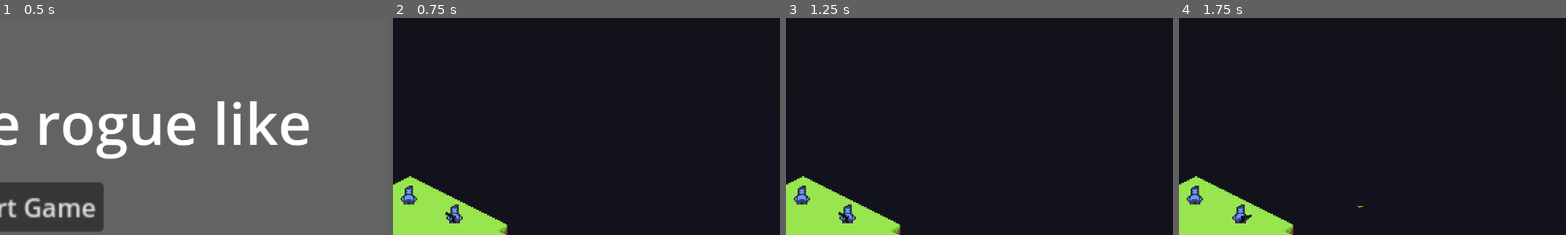
Above: before the commit, frames 1-4 (left to right).
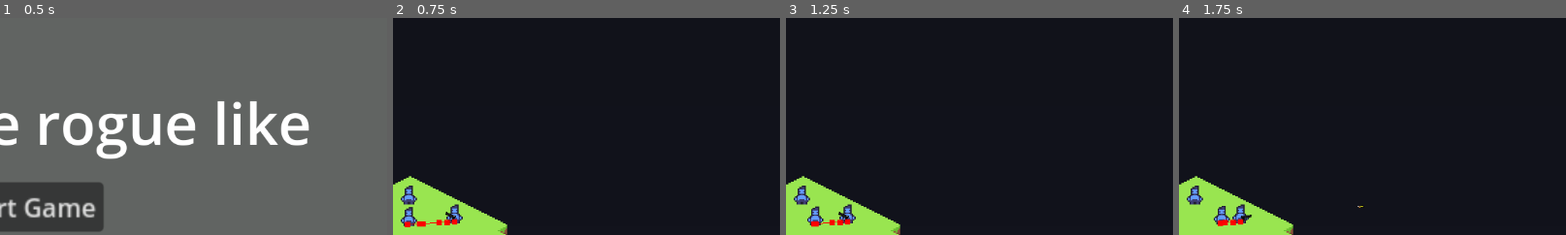
Above: after the commit, the same moments.

Repository: Kennykiller36/project-rogue-zombie
Game: Godot game, scene res://scenes/main_menu_scene/main_menu.tscn
Two runs of this game, one before a commit and one after it. Both use one fixed random seed, a clock stepped at 60 frames per second and the inputs below.
Inputs (mouse positions are % of the whole screen's width and height, from its top left):
- Up to frame 1 (0.5 s): no input
- Up to frame 2 (0.75 s): click "Start Game" at 0.5 s
- Up to frame 3 (1.25 s): no input
- Up to frame 4 (1.75 s): tap Enter at 1.25 s; move the mouse to (72, 45) at 1.27 s; hold C (addHabilidade) from 1.28 s (still down); click (72, 45) at 1.42 s
The pictures show only the part of the screen within x 42-92%, y 3-53%; the shares and areas given below are measured in that part.

Frame 1 is identical in both runs. In frame 2, 0.5% of the frame differs, in the area x 2-17%, y 87-97%; in frame 3, 0.4%; in frame 4, 0.4%.

Commit message:
Refatorando o dialogo para fazer com que ele tenha efeitos

Diff:
--- a/entidades/npc_dialogo/npc_da_run.gd
+++ b/entidades/npc_dialogo/npc_da_run.gd
@@ -1,6 +1,8 @@
 extends CharacterBody2D
 
 @onready var escolhas_dialog = $"../UIDialogo"
+
+var effects: Array[Callable] = []
 
 func _on_area_2d_area_entered(area: Area2D) -> void:
 	if area.is_in_group("player"):
@@ -9,8 +11,12 @@
 func dialogar() -> void:
 	if escolhas_dialog:
 		escolhas_dialog.escolhas = [
-			"Do the thing",
-			"Do the other thing"
+			"Me cure",
+			"Me de dano"
+		]
+		effects = [
+			increase_health,
+			decrease_health
 		]
 		escolhas_dialog.visible = true
 		escolhas_dialog.SELECTED.connect(on_choice_selected)
@@ -18,5 +24,18 @@
 		print("Error: UIDialogo node not found")
 
 func on_choice_selected(index: int) -> void:
-	var choice_text = escolhas_dialog.escolhas[index]
-	print("Selected choice: ", choice_text)
+	if index < effects.size():
+		effects[index].call()
+	escolhas_dialog.SELECTED.disconnect(on_choice_selected)
+
+func increase_health() -> void:
+	var player = get_tree().get_first_node_in_group("player")
+	if player and player.has_method("aumentar_vida"):
+		player.aumentar_vida()
+		print("Player health increased")
+
+func decrease_health() -> void:
+	var player = get_tree().get_first_node_in_group("player")
+	if player and player.has_method("diminuir_vida"):
+		player.diminuir_vida(10)
+		print("Player health decreased")
--- a/entidades/player/player.tscn
+++ b/entidades/player/player.tscn
@@ -27,7 +27,7 @@
 [sub_resource type="RectangleShape2D" id="RectangleShape2D_f2but"]
 size = Vector2(12, 14)
 
-[node name="Player" type="CharacterBody2D"]
+[node name="Player" type="CharacterBody2D" groups=["player"]]
 z_index = 2
 collision_layer = 2
 collision_mask = 3
--- a/scenes/test_scene/test_scene.tscn
+++ b/scenes/test_scene/test_scene.tscn
@@ -71,7 +71,6 @@
 texture = SubResource("GradientTexture2D_brqnf")
 
 [node name="Zumbi" parent="." node_paths=PackedStringArray("player") instance=ExtResource("6_doi4a")]
-visible = false
 position = Vector2(-20, -24)
 saude = 100
 player = NodePath("../Player")
